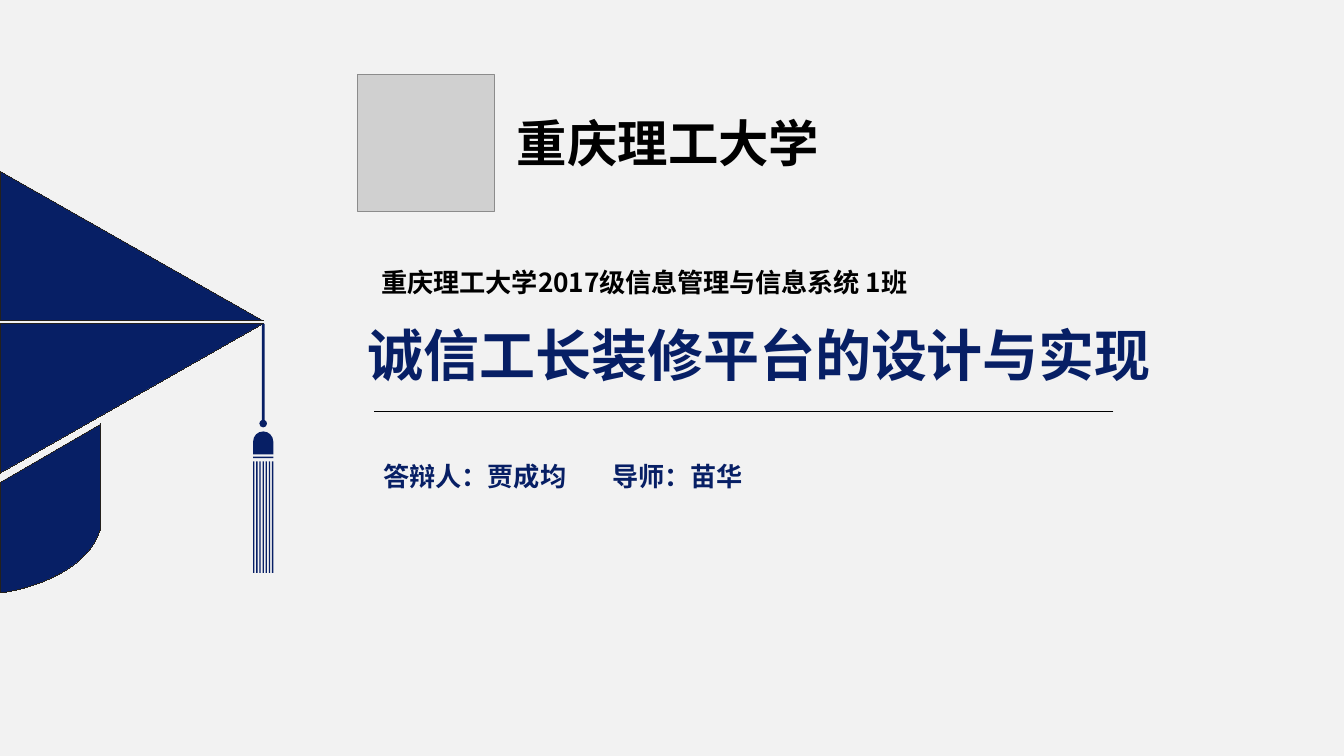
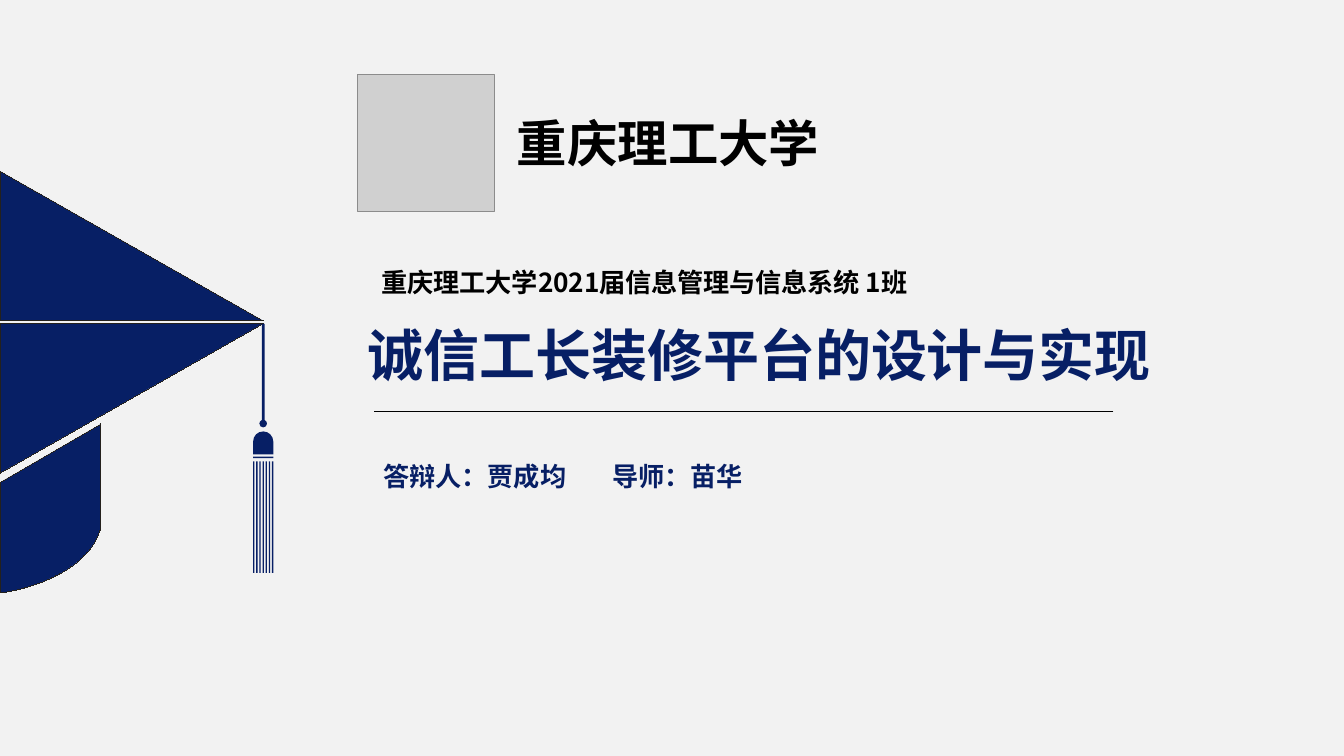
Before and after one commit to 19802358620/Course, a slide deck: slide 1 of 演示ppt/诚信工长装修平台的设计与实现.pptx. Drawn at 1344x756 pixels with LibreOffice and Linux fonts; fonts in the diff are those of the drawing; grey boxes stand for pictures. Boxes give left, top, right and bottom in pixels: in the first picture for what was removed or moved away, otherwise in the second. Text is boxed around its words. In the diff, an @@ line names an element or a change of style, - is before the commit and + after.

```diff
--- a/演示ppt/诚信工长装修平台的设计与实现.pptx
+++ b/演示ppt/诚信工长装修平台的设计与实现.pptx
@@ text at [382,269,908,295]: text changed @@
-重庆理工大学2017级信息管理与信息系统 1班
+重庆理工大学2021届信息管理与信息系统 1班
```
Also in this commit, not shown: 2 other slides changed, 1 slide added, 17 other files.
